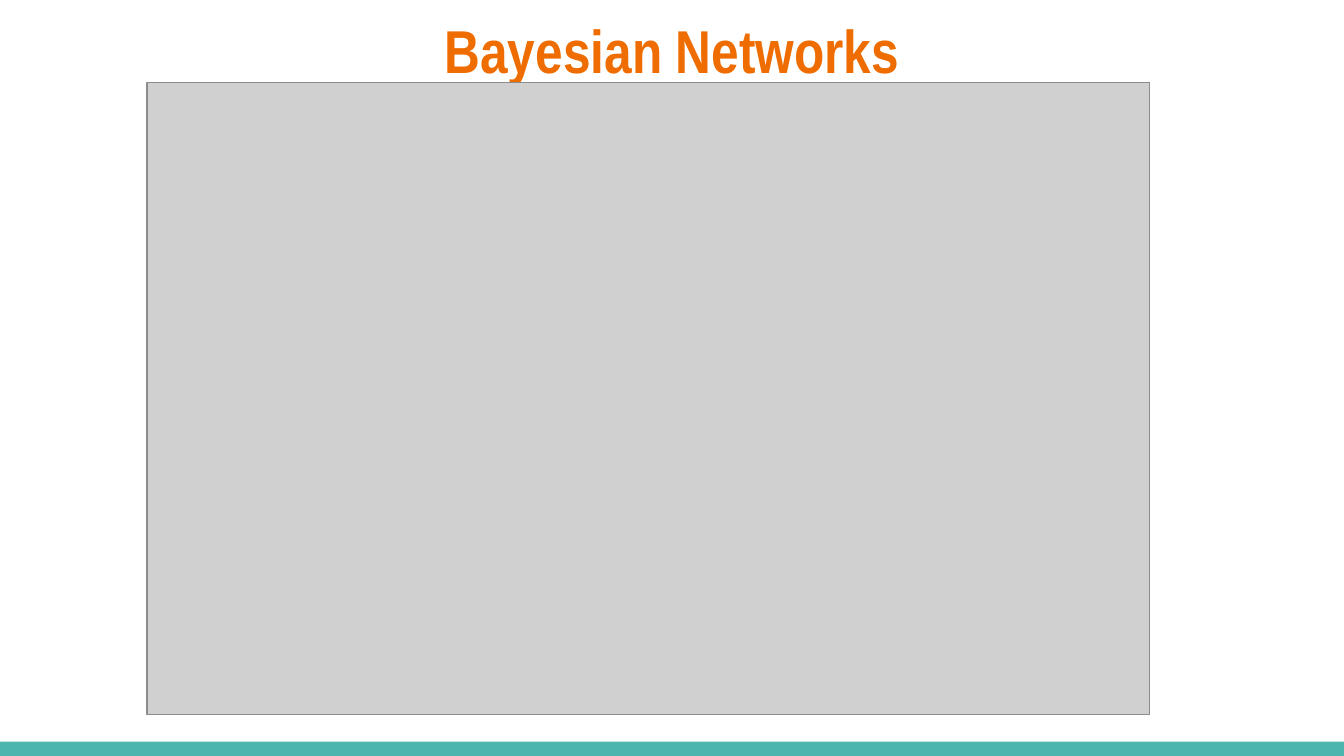
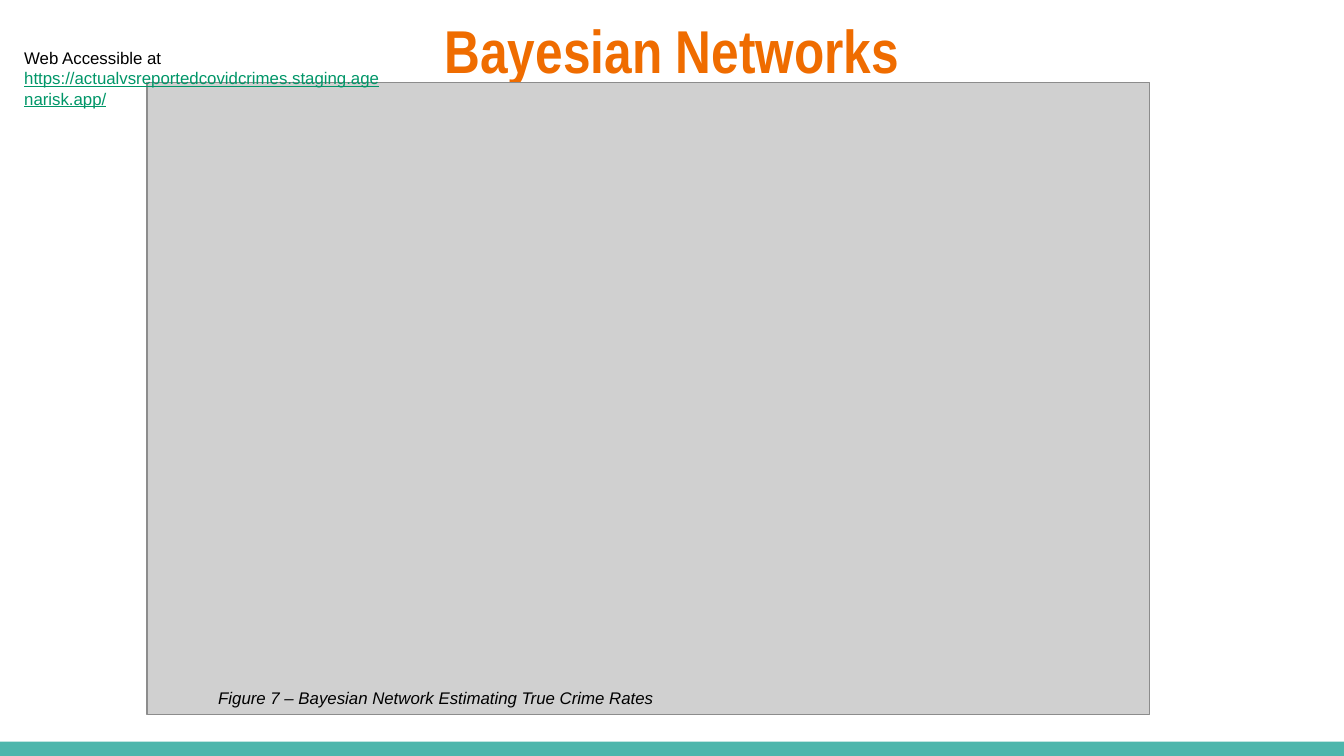
Before and after one commit to elliot-linsey/QMUL, a slide deck: slide 12 of EOY Project/Presentation.pptx. Drawn at 1344x756 pixels with LibreOffice and Linux fonts; fonts in the diff are those of the drawing; grey boxes stand for pictures. Boxes give left, top, right and bottom in pixels: in the first picture for what was removed or moved away, otherwise in the second. Text is boxed around its words. In the diff, an @@ line names an element or a change of style, - is before the commit and + after.

```diff
--- a/EOY Project/Presentation.pptx
+++ b/EOY Project/Presentation.pptx
@@ text added at bbox=[24, 51, 379, 109], 9 pt, text #009668, underline @@
+Web Accessible at https://actualvsreportedcovidcrimes.staging.agenarisk.app/
@@ text added at bbox=[218, 692, 653, 708], 9 pt, text #000000, italic @@
+Figure 7 – Bayesian Network Estimating True Crime Rates
```
Also in this commit, not shown: 7 other slides changed, 1 slide added, 1 slide removed, 1 other file.
